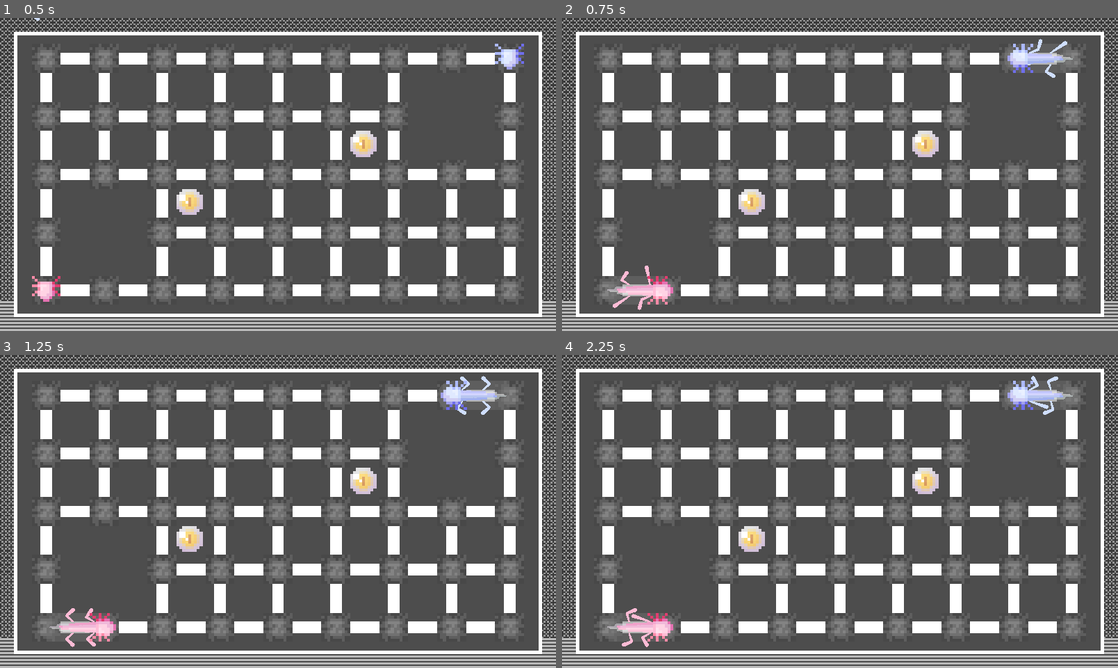
Above: before the commit, frames 1-4 (two rows, left to right).
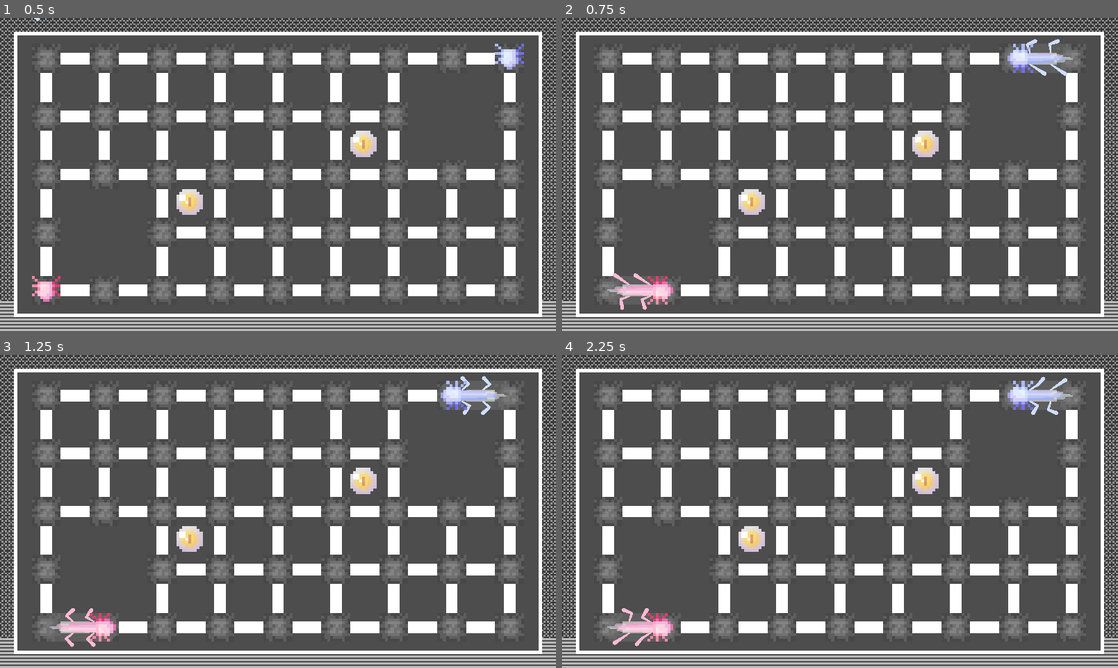
Above: after the commit, the same moments.

Repository: r8114wjbn9118/Hello-Godot-Game-Jam-1
Game: Godot game, scene res://Map/Map.tscn
Same seed, same stepped clock (60 frames per second), same inputs: the game is played once before the commit and once after it. The engine's default icon, where the game draws it, is replaced by a stand-in: a white triangle on a blue panel in a dark square.
Inputs:
- Up to frame 1 (0.5 s): no input
- Up to frame 2 (0.75 s): tap Enter (ui_accept) at 0.5 s; hold Right (ui_right) from 0.53 s (still down); hold Z (z) from 0.53 s (still down)
- Up to frame 3 (1.25 s): keep holding Right (ui_right); keep holding Z (z); tap Enter (ui_accept) at 0.77 s
- Up to frame 4 (2.25 s): release Right (ui_right) at 1.28 s; release Z (z) at 1.28 s; hold Down (ui_down) 1.28-2.03 s; tap Z (z) at 1.35 s; tap Enter (ui_accept) at 1.52, 2 s; hold Right (ui_right) from 2.03 s (still down); hold Z (z) from 2.03 s (still down)

Frame 1 is identical in both runs. In frame 2, 0.4% of the frame differs, in the area x 9-91%, y 6-94%; in frame 3, less than 0.1%; in frame 4, 0.4%.

Commit message:
LEG_SP_MOVE_TIME fix

Diff:
--- a/MapItems/WormTail/body/body_line.gd
+++ b/MapItems/WormTail/body/body_line.gd
@@ -83,7 +83,7 @@
 
 
 var _time = 0.0
-const LEG_SP_MOVE_TIME = 0.1
+const LEG_SP_MOVE_TIME = 0.05
 func _process(delta: float) -> void:
 	_time += delta
 	var arr := [$LegIk_FR, $LegIk_BL, $LegIk_FL, $LegIk_BR]
